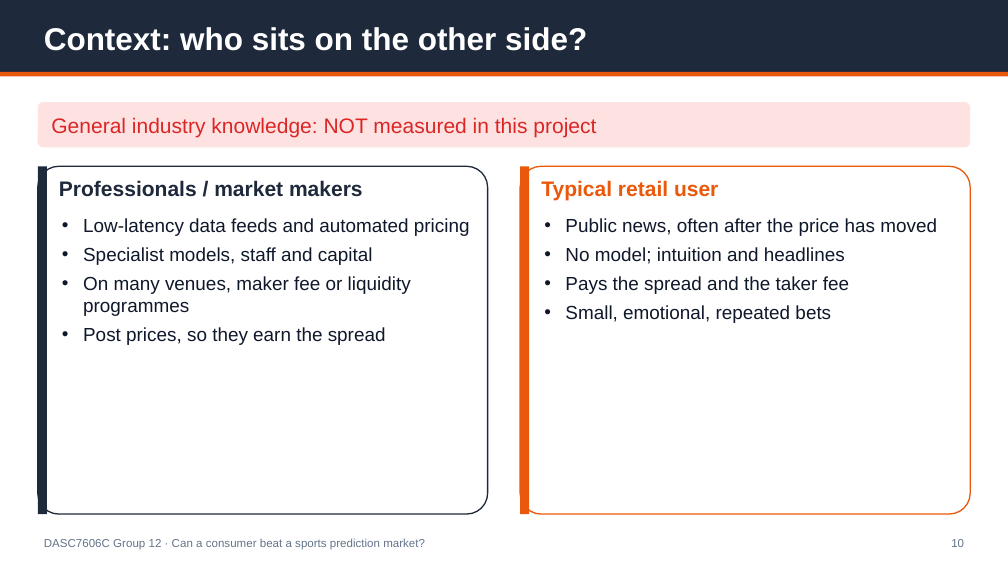
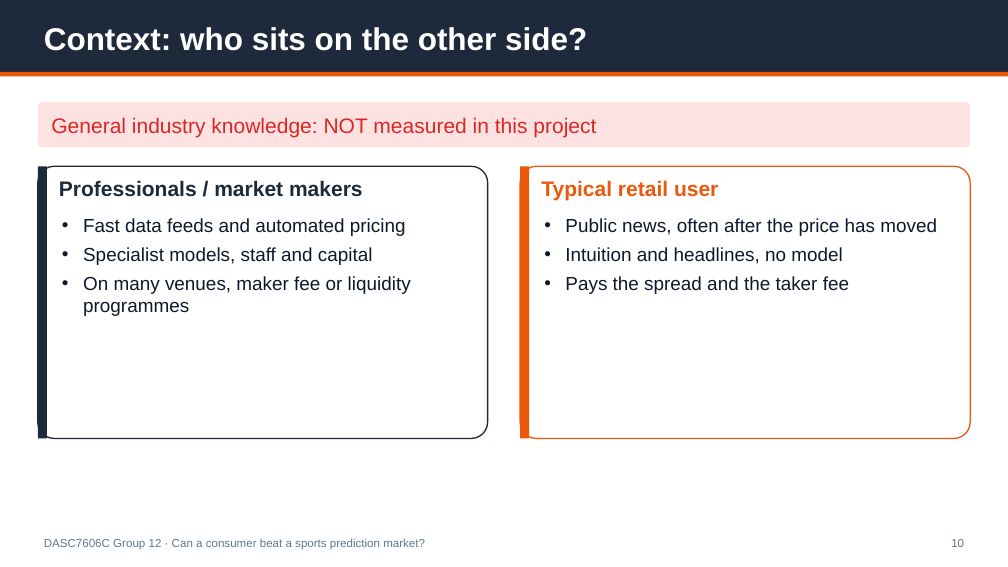
Before and after one commit to Michaelyzr/nba-agent, a slide deck: slide 10 of presentation/nba_agent_deck.pptx. Drawn at 1008x567 pixels with LibreOffice and Linux fonts; fonts in the diff are those of the drawing. Boxes give left, top, right and bottom in pixels: in the first picture for what was removed or moved away, otherwise in the second. Text is boxed around its words. In the diff, an @@ line names an element or a change of style, - is before the commit and + after.

```diff
--- a/presentation/nba_agent_deck.pptx
+++ b/presentation/nba_agent_deck.pptx
@@ rounded rectangle resized from (x1=38, y1=166, x2=488, y2=514) to (x1=38, y1=166, x2=488, y2=439) @@
@@ rectangle resized from (x1=38, y1=166, x2=47, y2=514) to (x1=38, y1=166, x2=47, y2=439) @@
@@ rounded rectangle resized from (x1=520, y1=166, x2=970, y2=514) to (x1=520, y1=166, x2=970, y2=439) @@
@@ rectangle resized from (x1=520, y1=166, x2=529, y2=514) to (x1=520, y1=166, x2=529, y2=439) @@
@@ text at (x1=83, y1=218, x2=406, y2=236): text changed @@
-• Low-latency data feeds and automated pricing
+• Fast data feeds and automated pricing
@@ text at (x1=565, y1=247, x2=842, y2=264): text changed @@
-• No model; intuition and headlines
+• Intuition and headlines, no model
@@ text at (x1=83, y1=327, x2=386, y2=345): paragraph removed @@
-• Post prices, so they earn the spread
@@ text at (x1=565, y1=305, x2=831, y2=323): paragraph removed @@
-• Small, emotional, repeated bets
```
Also in this commit, not shown: 7 other slides changed, 2 slides added, 2 slides removed, 6 other files.
